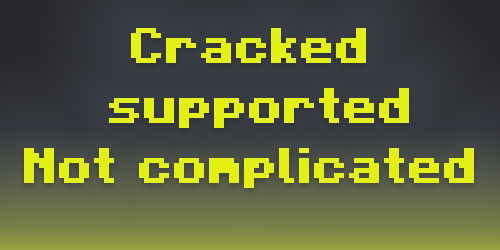
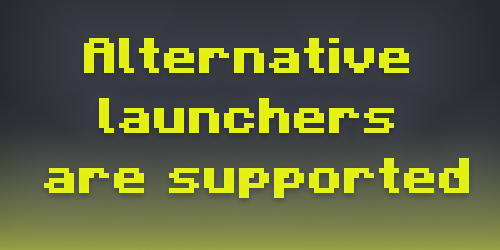
Comparing the layer stacks of the two 500x250 images. Changes:
painted on "sa" over [24, 28, 474, 198]